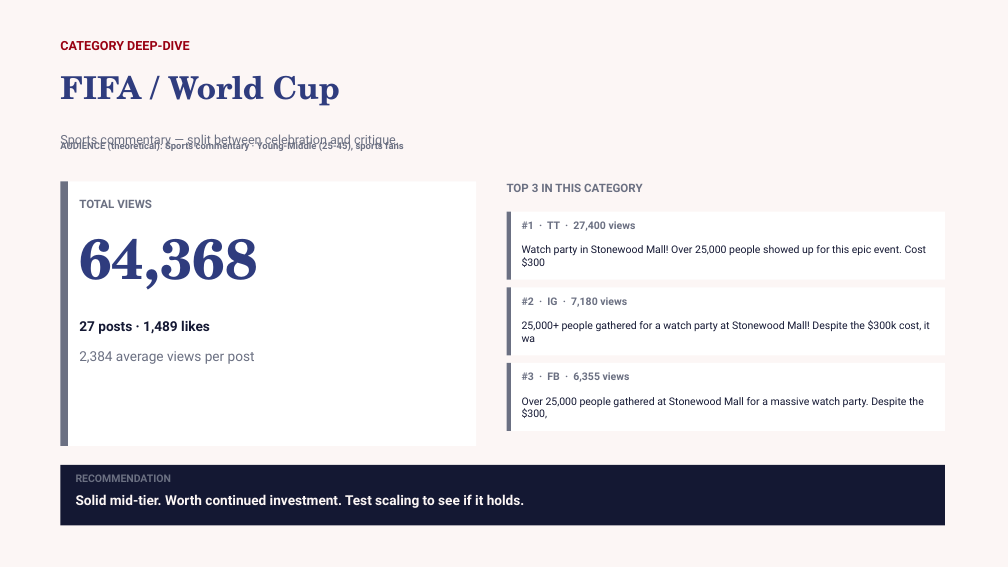
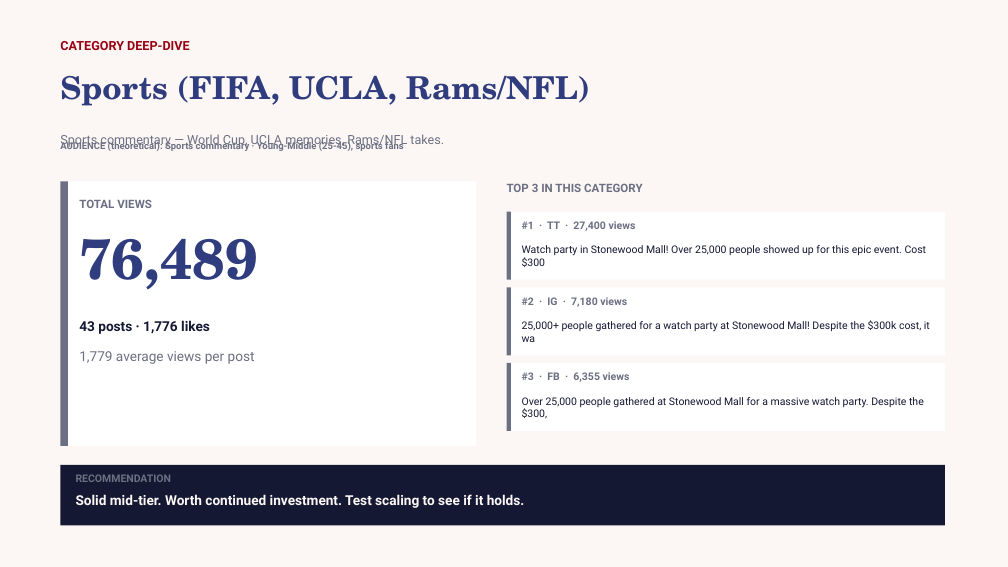
Before and after one commit to zvmmer/talking-downey-kpis, a slide deck: slide 7 of SPONSOR_CONTENT_REPORT.pptx (slide 9 before the commit). Drawn at 1008x567 pixels with LibreOffice and Linux fonts; fonts in the diff are those of the drawing. Boxes give left, top, right and bottom in pixels: in the first picture for what was removed or moved away, otherwise in the second. Text is boxed around its words. In the diff, an @@ line names an element or a change of style, - is before the commit and + after.

Commit message:
Recategorize Other (32% -> 0.1% of views); add categories + split overall ranking across 2 pages

```diff
--- a/SPONSOR_CONTENT_REPORT.pptx
+++ b/SPONSOR_CONTENT_REPORT.pptx
@@ text at (60,75,590,106): text changed @@
-FIFA / World Cup
+Sports (FIFA, UCLA, Rams/NFL)
@@ text at (60,134,444,149): text changed @@
-Sports commentary — split between celebration and critique.
+Sports commentary — World Cup, UCLA memories, Rams/NFL takes.
@@ text at (79,239,257,290): text changed @@
-64,368
+76,489
@@ text at (79,320,210,334): text changed @@
-27 posts · 1,489 likes
+43 posts · 1,776 likes
@@ text at (79,351,255,364): text changed @@
-2,384 average views per post
+1,779 average views per post
```
Also in this commit, not shown: 10 other slides changed, 3 slides added, 1 slide removed, 5 other files.
